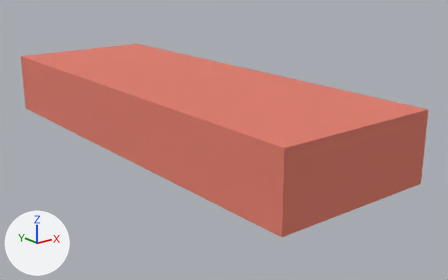
An edit to the OBJ model res/body.obj, drawn before and after from the same camera.
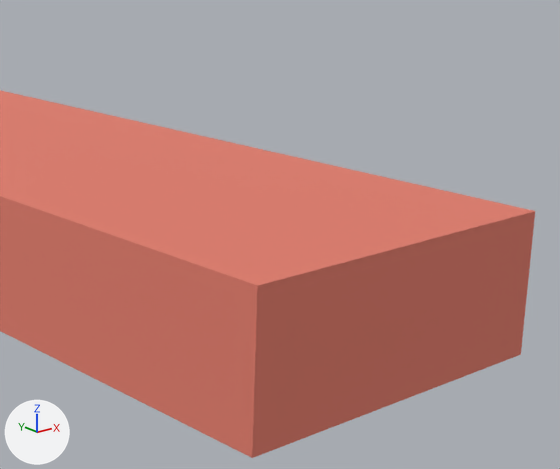
Old and new are each drawn whole from a camera (50 mm lens) standing at (-1.097, -2.261, 0.593) and looking at (0.077, -0.794, 0.006) and again close up on the part from 34% to 98% of the width and 0% to 87% of the height. Every picture has the same lights, and +X, +Y and +Z are marked at lower left. Where no turn or scale is listed for an object, it has been applied to the vertices.

Names of what the first close-up shows: 'body'.
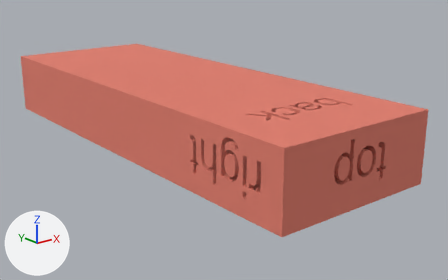
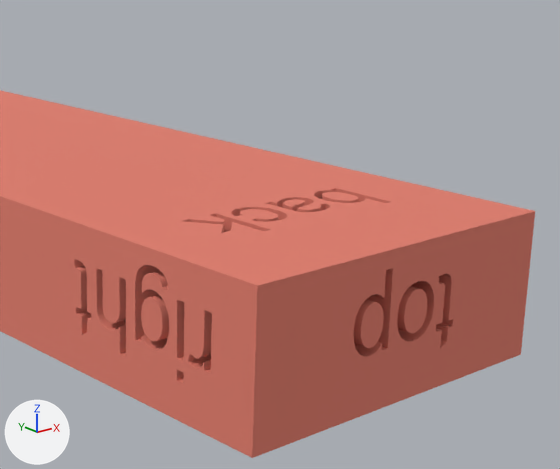
Boxes (x1, y1, x2, y2) around the edits, measured in the close-ups (560 x 469 px):
part 1 of me_body, added (pink): after (0, 90, 535, 458)

The change, as a list of edits to the scene's bpy script:
```text
Change me_body:
    used by ob_body; location = (0.0, 0.0, 0.0)
    remove me_body.from_pydata(...)  # 8 vertices, 12 faces; spans x -0.25..0.25, y -1.399..0.009, z 0.0..0.2
    add me_body.from_pydata(...)  # 2463 vertices, 4934 faces; spans x -0.25..0.25, y -1.399..0.009, z 0.0..0.2
    me_body part 1: 2455 vertices added at x -0.25..0.25, y -1.399..-1.067, z 0.0..0.2
```
